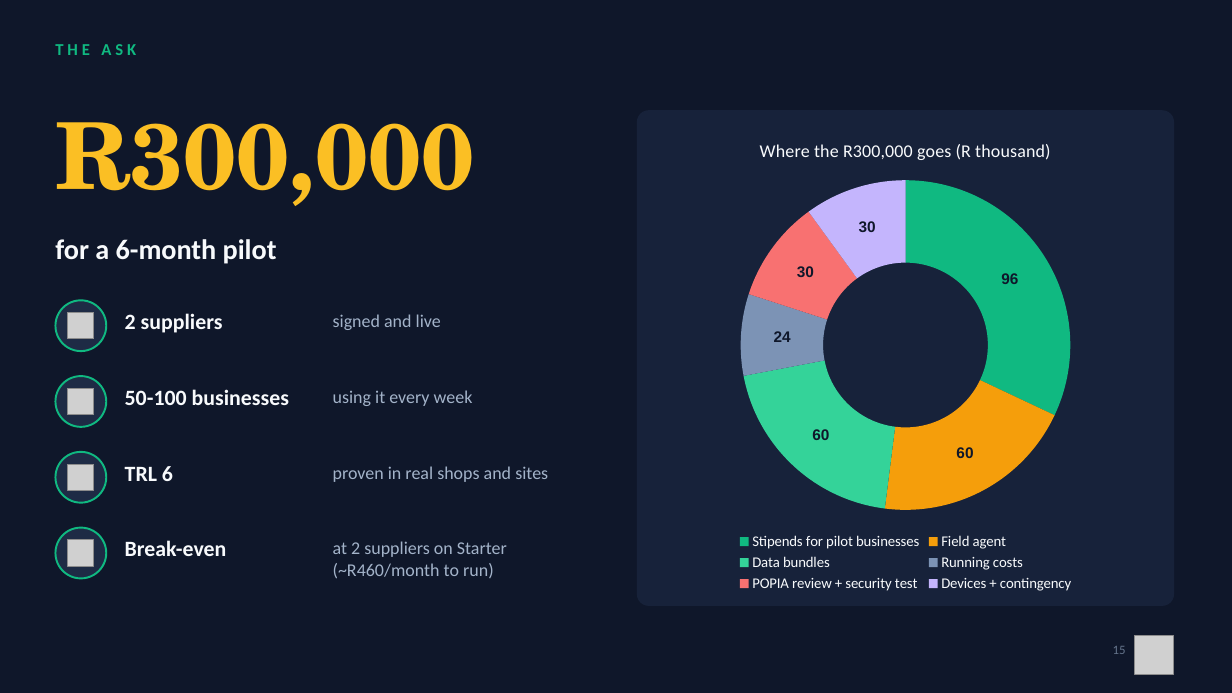
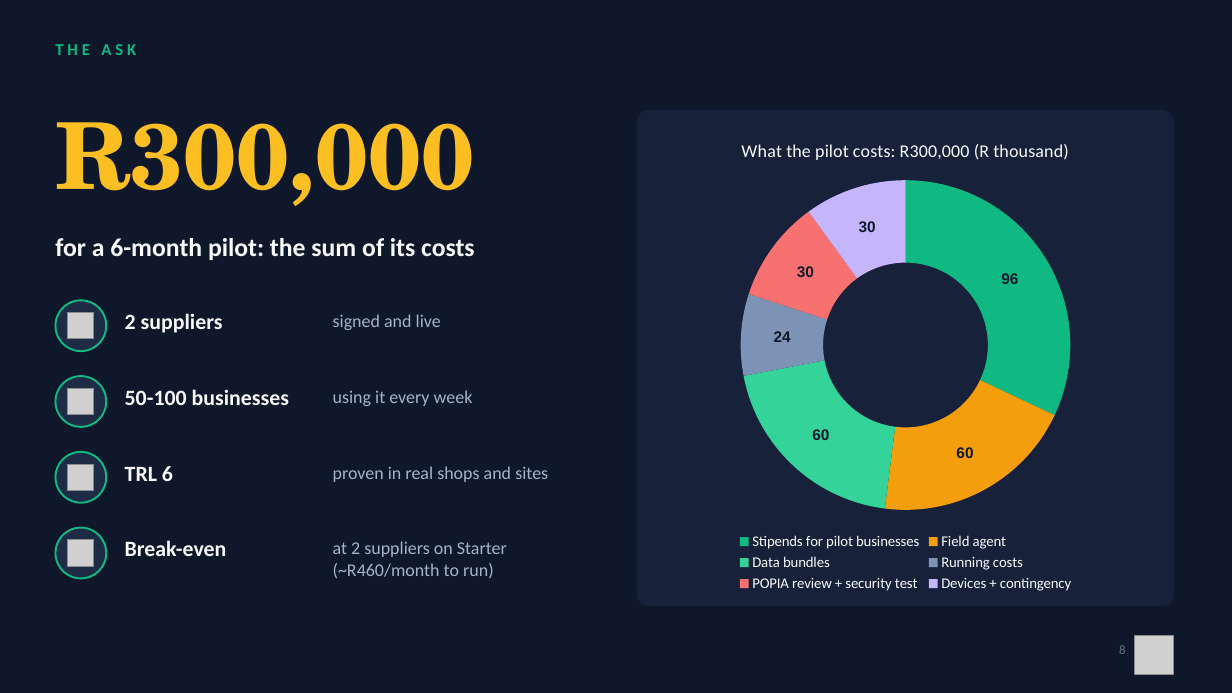
Before and after one commit to Mandla78/KasiFlow, a slide deck: slide 8 of docs/submission/05_final_submission/Akayza_Pitch_TeamPR.pptx (slide 15 before the commit). Drawn at 1232x693 pixels with LibreOffice and Linux fonts; fonts in the diff are those of the drawing; grey boxes stand for pictures. Boxes give left, top, right and bottom in pixels: in the first picture for what was removed or moved away, otherwise in the second. Text is boxed around its words. In the diff, an @@ line names an element or a change of style, - is before the commit and + after.

```diff
--- a/docs/submission/05_final_submission/Akayza_Pitch_TeamPR.pptx
+++ b/docs/submission/05_final_submission/Akayza_Pitch_TeamPR.pptx
@@ doughnut chart at (647, 120, 1165, 596) @@
@@ title "Where the R300,000 goes (R thousand)" to "What the pilot costs: R300,000 (R thousand)" @@
@@ text at (55, 238, 475, 260): text changed; size 22 to 20 pt @@
-for a 6-month pilot
+for a 6-month pilot: the sum of its costs
@@ text at (1119, 645, 1125, 654): text changed @@
-15
+8
```
Also in this commit, not shown: 15 other slides changed, 8 slides added, 4 slides removed, 12 other files.
